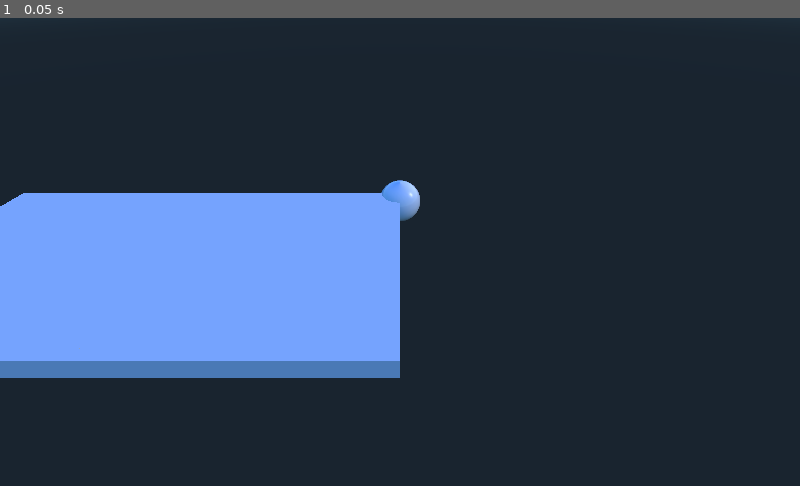
Above: before the commit, frame 1.
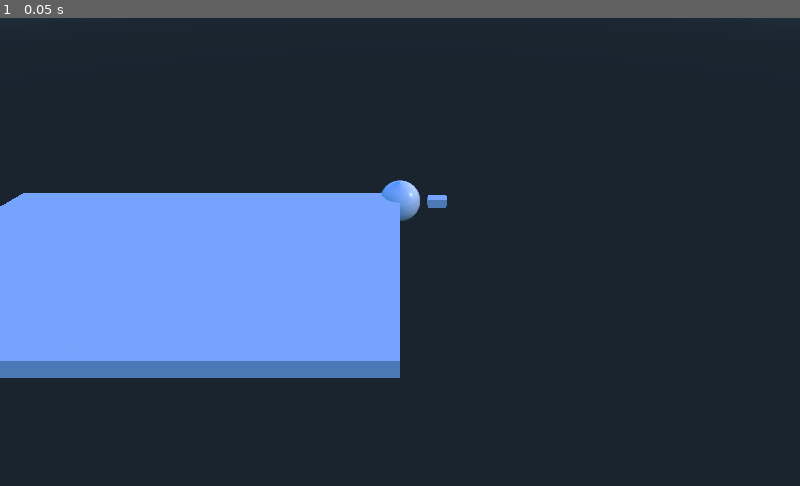
Above: after the commit, the same moment.

Repository: jbreslin33/breslinsoccer
Game: Godot game, scene res://Main.tscn
Two runs of this game, one before a commit and one after it. Both use one fixed random seed, a clock stepped at 60 frames per second and the inputs below.
Inputs:
- Up to frame 1 (0.05 s): no input

The runs differ from the first frame. In frame 1, less than 0.1% of the frame differs, in the area x 53-56%, y 37-41%.

Commit message:
player foot

Diff:
--- a/Main.tscn
+++ b/Main.tscn
@@ -79,6 +79,19 @@
 
 radius = 1.0
 
+[sub_resource type="CubeMesh" id=9]
+
+custom_aabb = AABB( 0, 0, 0, 0, 0, 0 )
+flip_faces = false
+size = Vector3( 2, 2, 2 )
+subdivide_width = 0
+subdivide_height = 0
+subdivide_depth = 0
+
+[sub_resource type="BoxShape" id=10]
+
+extents = Vector3( 1, 1, 1 )
+
 [node name="Main" type="Node" index="0"]
 
 [node name="Pitch" type="Node" parent="." index="0"]
@@ -202,3 +215,37 @@
 [node name="CollisionShape" type="CollisionShape" parent="Ball" index="1"]
 shape = SubResource( 8 )
 disabled = false
+
+[node name="Player" type="KinematicBody" parent="." index="3"]
+transform = Transform( 0.26, 0, 0, 0, 0.25, 0, 0, 0, 0.5, 0, 0, -2 )
+input_ray_pickable = true
+input_capture_on_drag = false
+collision_layer = 1
+collision_mask = 1
+axis_lock_linear_x = false
+axis_lock_linear_y = false
+axis_lock_linear_z = false
+axis_lock_angular_x = false
+axis_lock_angular_y = false
+axis_lock_angular_z = false
+collision/safe_margin = 0.001
+_sections_unfolded = [ "Transform" ]
+
+[node name="MeshInstance" type="MeshInstance" parent="Player" index="0"]
+layers = 1
+material_override = null
+cast_shadow = 1
+extra_cull_margin = 0.0
+use_in_baked_light = false
+lod_min_distance = 0.0
+lod_min_hysteresis = 0.0
+lod_max_distance = 0.0
+lod_max_hysteresis = 0.0
+mesh = SubResource( 9 )
+skeleton = NodePath("..")
+material/0 = null
+_sections_unfolded = [ "Geometry" ]
+
+[node name="CollisionShape" type="CollisionShape" parent="Player" index="1"]
+shape = SubResource( 10 )
+disabled = false
Not shown: 1 places in Main.tscn that only renumber resources
